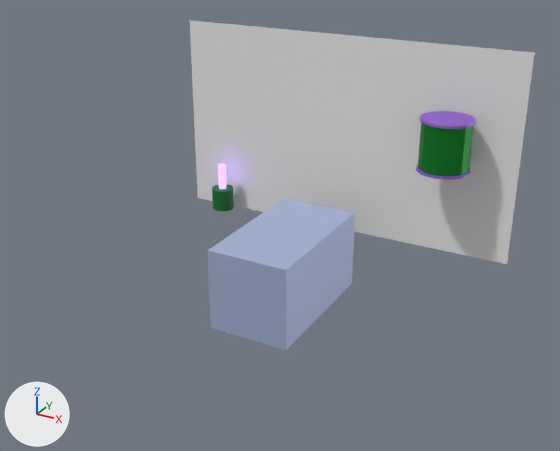
What one commit did to the glTF model assets/map/room_1.glb.
One viewpoint serves both versions: a 50 mm lens placed at (3.99, -8.88, 4.24), pointed at (0.03, -1.68, 0.64). The axes (+X, +Y, +Z) are drawn at lower left. The lights are the same throughout. The older version comes first. Objects named as collision shapes, trigger or cutter boxes, shadow casters or lower levels of detail are left out. Where no turn or scale is listed for an object, it has been applied to the vertices.

The scene before the commit, as lines of its bpy script (objects in view):
```python
me_cylinder = bpy.data.meshes.new('Cylinder')
me_cylinder.from_pydata(...)  # a 32-sided cylinder along z spanning x -0.15..0.15, y -0.15..0.15, z -0.15..0.15
me_cylinder.materials.append(mat_material_002)  # dark green #0c692c
me_cylinder_004 = bpy.data.meshes.new('Cylinder.004')
me_cylinder_004.from_pydata(...)  # an 18-sided cylinder along z spanning x -0.315..0.315, y -0.32..0.32, z -0.015..0.015
me_cylinder_004.materials.append(mat_material_004)  # purple #aa72e7
me_plane_002 = bpy.data.meshes.new('Plane.002')
me_plane_002.from_pydata([(-2.3, 0.0, -1.3), (2.3, 0.0, -1.3), (-2.3, 0.0, 1.3), (2.3, 0.0, 1.3)], [], [(0, 1, 3), (0, 3, 2)])
ob_back_wall = bpy.data.objects.new('back wall', me_plane_002)
ob_back_wall.location = (0.0, 0.0, 1.25)
ob_cylinder = bpy.data.objects.new('Cylinder', me_cylinder)
ob_cylinder.location = (-1.7, -0.23, 0.15)
ob_top = bpy.data.objects.new('top', me_cylinder_004)
ob_top.location = (1.5, -0.35, 1.77)
# also in view: 'container' at (1.5, -0.35, 1.47); 'Cube.001' at (0.0, -1.5, 0.0)
```
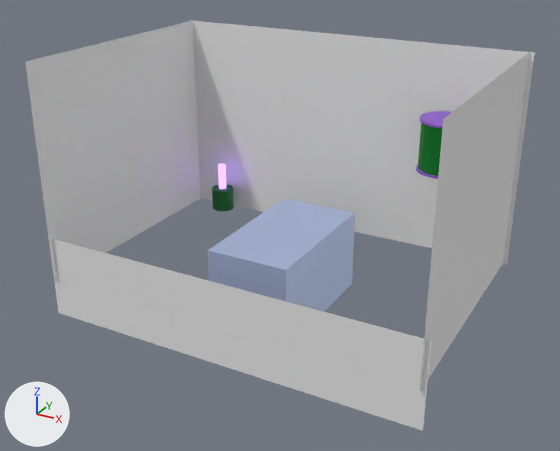
Location of each change, [x1, y1, x2, y2] in pixels of the pictures (560 x 451 px):
'left', added: after [25, 20, 200, 282]
'front', added: after [52, 239, 431, 431]
'right', added: after [420, 52, 530, 391]

The change, as a diff of the scene's bpy script:
```diff
--- a/assets/map/room_1.glb.py
+++ b/assets/map/room_1.glb.py
@@ me_plane_005 @@
+me_plane_005.from_pydata([(-2.3, 0.0, -0.5), (2.3, 0.0, -0.5), (-2.3, 0.0, 0.5), (2.3, 0.0, 0.5)], [], [(0, 1, 3), (0, 3, 2)])
@@ me_plane_004 @@
+me_plane_004.from_pydata([(0.0, -1.55, -1.3), (0.0, 1.55, -1.3), (0.0, -1.55, 1.3), (0.0, 1.55, 1.3)], [], [(0, 2, 3), (0, 3, 1)])
@@ me_plane_003 @@
+me_plane_003.from_pydata([(0.0, -1.55, -1.3), (0.0, 1.55, -1.3), (0.0, -1.55, 1.3), (0.0, 1.55, 1.3)], [], [(0, 1, 3), (0, 3, 2)])
@@ ob_front @@
+ob_front = bpy.data.objects.new('front', me_plane_005)
+ob_front.location = (0.0, -3.0, 0.0)
@@ ob_right @@
+ob_right = bpy.data.objects.new('right', me_plane_004)
+ob_right.location = (2.25, -1.5, 1.25)
@@ ob_left @@
+ob_left = bpy.data.objects.new('left', me_plane_003)
+ob_left.location = (-2.25, -1.5, 1.25)
```
